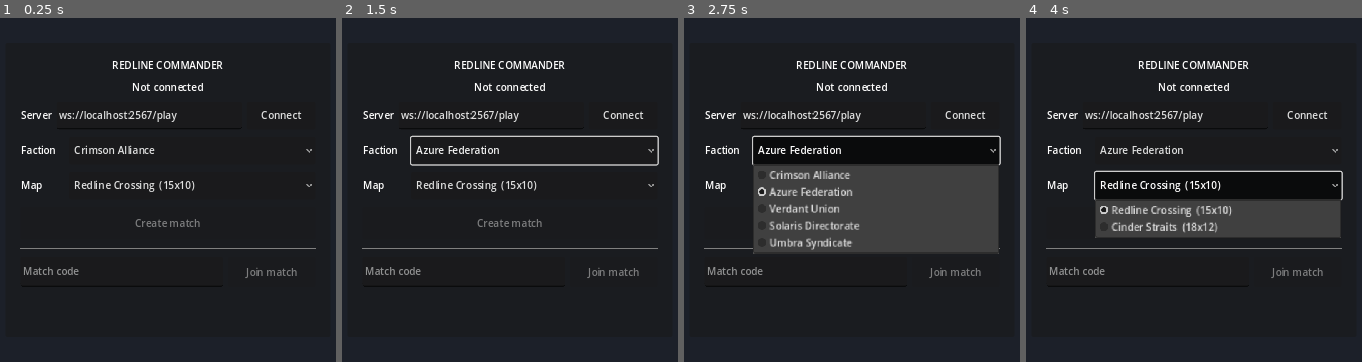
Above: before the commit, frames 1-4 (left to right).
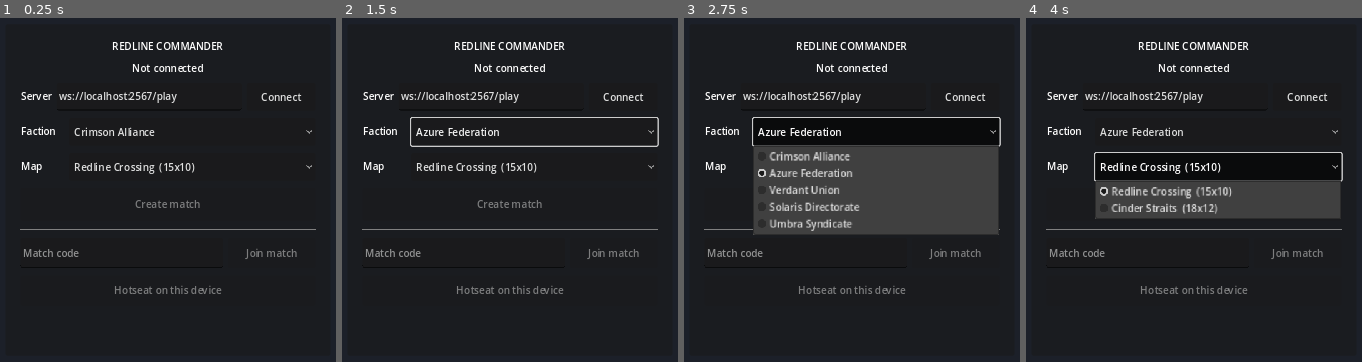
Above: after the commit, the same moments.

Repository: itz-puneet/Redline-Commander
Game: Godot game, scene res://scenes/main.tscn
Two runs of this game, one before a commit and one after it. Both use one fixed random seed, a clock stepped at 60 frames per second and the inputs below.
Inputs:
- Up to frame 1 (0.25 s): no input
- Up to frame 2 (1.5 s): click "Crimson Alliance" at 0.5 s; click "Redline Crossing (15x10)" at 1.25 s
- Up to frame 3 (2.75 s): click "Azure Federation" at 2 s
- Up to frame 4 (4 s): click "Azure Federation" at 2.75 s; click "Redline Crossing (15x10)" at 3.5 s

The runs differ from the first frame. In frame 1, 6.4% of the frame differs, in the area x 5-95%, y 6-81%; in frame 2, 7.8%; in frame 3, 14%; in frame 4, 14%.

Commit message:
Add hotseat mode: one device, both seats
The obvious implementation was a second identity and a reconnect at every
handover, which means a multi-session client: Net is a single-socket autoload
that every screen is wired to, so that is a refactor of the networking layer
plus a delicate async sequence, to support one person on one sofa.

The server can do it instead, and much more simply. A match carries a
`hotseat` flag; that flag lifts exactly one rule - the duplicate-playerId
check in addPlayer - and everything else keeps working per slot. `seatFor`
resolves a connection to the seat whose turn it is, so the net layer plays
both sides by calling that instead of `find`, and knows nothing else about
pass-and-play.

Fog is untouched, which was the thing worth getting right. The server still
builds one seat's filtered view at a time and sends the seat that is to move;
a hotseat client never receives a combined picture, and seat 1's view still
hides seat 2's funds even though the same person is holding both. The
player is trusted not to peek at a screen in their own hand, exactly as they
are across a table - that is inherent to pass-and-play, not something this
introduces.

The one non-obvious bit is delivery. deliveries() built a payload per seat,
which for a hotseat match is two frames racing to one socket with the loser
deciding what is on screen. It now sends one per connection.

Mutation-verified, three on the server and one on the client. The client one
caught an unearned claim: I had added you_slot to the turn-banner signature
and written a comment about the handover needing it, but a hotseat view
always has youSlot == currentSlot, so the term was dead and deleting it
changed nothing. Reverted, and the test now pins the branch that does the
work.

Server 160/160 (4 new), all eight client checks green, live-check and
verify:data clean.

Co-Authored-By: Claude Opus 5 <noreply@anthropic.com>
Claude-Session: https://claude.ai/code/session_014EUXKVWL4iqTmEaZYnxQt8

Diff:
--- a/client/scenes/lobby.tscn
+++ b/client/scenes/lobby.tscn
@@ -100,6 +100,10 @@
 custom_minimum_size = Vector2(140, 48)
 text = "Join match"
 
+[node name="Hotseat" type="Button" parent="Center/Panel/Margin/Column"]
+custom_minimum_size = Vector2(0, 48)
+text = "Hotseat on this device"
+
 [node name="Rejoin" type="Button" parent="Center/Panel/Margin/Column"]
 custom_minimum_size = Vector2(0, 48)
 text = "Rejoin match"
--- a/client/scripts/app.gd
+++ b/client/scripts/app.gd
@@ -68,6 +68,7 @@
 		_lobby = LOBBY_SCENE.instantiate()
 		_screens.add_child(_lobby)
 		_lobby.create_requested.connect(_on_create_requested)
+		_lobby.hotseat_requested.connect(_on_hotseat_requested)
 		_lobby.join_requested.connect(_on_join_requested)
 		_lobby.rejoin_requested.connect(_on_rejoin_requested)
 		_lobby.reconnect_requested.connect(_on_reconnect_requested)
@@ -101,6 +102,23 @@
 func _on_create_requested(map_id: String, faction: String) -> void:
 	_lobby.set_busy(true, "Creating match...")
 	Net.create_match(map_id, faction)
+
+
+## Pass-and-play: one device takes both seats. The server does the seating -
+## the client just asks for it - so nothing here becomes authoritative, and
+## the board still only ever receives one seat's fogged view at a time.
+func _on_hotseat_requested(map_id: String, faction: String) -> void:
+	_lobby.set_busy(true, "Starting hotseat match...")
+	Net.create_match(map_id, faction, true, _other_faction(faction))
+
+
+## Someone for the second seat to be, so a hotseat match is not a faction
+## playing itself. Any faction but the one already chosen will do.
+func _other_faction(faction: String) -> String:
+	for id in GameData.factions:
+		if String(id) != faction:
+			return String(id)
+	return faction
 
 
 func _on_join_requested(match_id: String, faction: String) -> void:
--- a/client/scripts/match_controller.gd
+++ b/client/scripts/match_controller.gd
@@ -584,7 +584,12 @@
 	if _turn_banner == null or first or current.phase != "active":
 		return
 
-	if current.is_my_turn():
+	if current.hotseat:
+		# Both seats are this device, so "your turn" is meaningless - the
+		# useful instruction is who should be holding it.
+		_turn_banner.announce("Pass the device - Player %d" % current.current_slot,
+			Color("#ffe08a"))
+	elif current.is_my_turn():
 		_turn_banner.announce("Your turn", Color("#ffe08a"))
 	else:
 		_turn_banner.announce("Opponent's turn", Color("#9aa0ac"))
--- a/client/scripts/net/network_client.gd
+++ b/client/scripts/net/network_client.gd
@@ -231,8 +231,15 @@
 
 ## --- outbound ----------------------------------------------------------
 
-func create_match(map_id: String, faction: String) -> void:
-	_send({"t": "createMatch", "mapId": map_id, "faction": faction})
+## `hotseat` asks the server to seat this device in BOTH slots for
+## pass-and-play; `second_faction` is who it plays as in the other seat.
+func create_match(map_id: String, faction: String, hotseat: bool = false,
+		second_faction: String = "") -> void:
+	var message := {"t": "createMatch", "mapId": map_id, "faction": faction}
+	if hotseat:
+		message["hotseat"] = true
+		message["secondFaction"] = second_faction if not second_faction.is_empty() else faction
+	_send(message)
 
 
 func join_match(match_id: String, faction: String) -> void:
--- a/client/scripts/state/match_state.gd
+++ b/client/scripts/state/match_state.gd
@@ -19,6 +19,8 @@
 var current_slot: int = 0
 var round_number: int = 0
 var winner_slot: int = -1
+## Pass-and-play: this device holds every seat and swaps between them.
+var hotseat: bool = false
 
 var map_id: String = ""
 var map_width: int = 0
@@ -47,6 +49,7 @@
 	current_slot = int(view.get("currentSlot", 0))
 	round_number = int(view.get("roundNumber", 0))
 	winner_slot = -1 if view.get("winnerSlot") == null else int(view.get("winnerSlot"))
+	hotseat = bool(view.get("hotseat", false))
 
 	var map_data: Dictionary = view.get("map", {})
 	map_id = String(map_data.get("id", ""))
--- a/client/scripts/ui/lobby_screen.gd
+++ b/client/scripts/ui/lobby_screen.gd
@@ -10,6 +10,8 @@
 signal create_requested(map_id: String, faction: String)
 signal join_requested(match_id: String, faction: String)
 signal rejoin_requested(match_id: String)
+## Both seats on this device, for playing without a second phone.
+signal hotseat_requested(map_id: String, faction: String)
 signal reconnect_requested(server_url: String)
 ## Abandon this device's identity and start again as a new player.
 signal reset_identity_requested()
@@ -23,6 +25,7 @@
 @onready var _join_code: LineEdit = $Center/Panel/Margin/Column/JoinRow/Code
 @onready var _join: Button = $Center/Panel/Margin/Column/JoinRow/Join
 @onready var _rejoin: Button = $Center/Panel/Margin/Column/Rejoin
+@onready var _hotseat: Button = $Center/Panel/Margin/Column/Hotseat
 @onready var _message: Label = $Center/Panel/Margin/Column/Message
 @onready var _reset_identity: Button = $Center/Panel/Margin/Column/ResetIdentity
 
@@ -38,6 +41,7 @@
 	_create.pressed.connect(_on_create_pressed)
 	_join.pressed.connect(_on_join_pressed)
 	_rejoin.pressed.connect(_on_rejoin_pressed)
+	_hotseat.pressed.connect(_on_hotseat_pressed)
 	_reset_identity.pressed.connect(func():
 		offer_identity_reset(false)
 		reset_identity_requested.emit())
@@ -128,6 +132,12 @@
 	create_requested.emit(selected_map(), selected_faction())
 
 
+func _on_hotseat_pressed() -> void:
+	if not _can_act():
+		return
+	hotseat_requested.emit(selected_map(), selected_faction())
+
+
 func _on_join_pressed() -> void:
 	if not _can_act():
 		return
@@ -158,6 +168,7 @@
 	_create.disabled = not ready
 	_join.disabled = not ready
 	_rejoin.disabled = not ready
+	_hotseat.disabled = not ready
 	# Only offer a rejoin when there is actually a match to go back to.
 	_rejoin.visible = Session.has_match()
 	if _rejoin.visible:
--- a/client/tests/hud_check.gd
+++ b/client/tests/hud_check.gd
@@ -304,6 +304,27 @@
 	_check("an unchanged turn announces nothing", _banner.text == "untouched",
 		"got '%s'" % _banner.text)
 
+	# Hotseat: both seats are this device, so the server hands over a view
+	# whose youSlot has changed. "Your turn" would be addressed to whoever is
+	# about to stop playing, which is why the banner keys off hotseat first.
+	# Verified against the mutation of removing the hotseat branch, which
+	# falls back to "Your turn" - addressed to the player who has just
+	# finished, since in a hotseat view youSlot is always the current slot.
+	var seat_one := Fixtures.match_view()
+	seat_one["hotseat"] = true
+	_controller.load_view(seat_one)
+	await get_tree().process_frame
+
+	var seat_two := Fixtures.match_view()
+	seat_two["hotseat"] = true
+	seat_two["currentSlot"] = 2
+	seat_two["youSlot"] = 2
+	_banner.text = "untouched"
+	_controller.load_view(seat_two)
+	await get_tree().process_frame
+	_check("a hotseat handover says who should be holding the device",
+		_banner.text == "Pass the device - Player 2", "got '%s'" % _banner.text)
+
 	var mine := Fixtures.match_view()
 	mine["roundNumber"] = 5
 	_controller.load_view(mine)
Not shown, changed: docs/PROTOCOL.md
Not shown, changed: docs/ROADMAP.md
Not shown, changed: server/src/game/engine.ts
Not shown, changed: server/src/game/types.ts
Not shown, changed: server/src/game/view.ts
Not shown, changed: server/src/match/MatchService.ts
Not shown, changed: server/src/net/protocol.ts
Not shown, changed: server/src/net/server.ts
Not shown, changed: server/test/engine.test.ts
